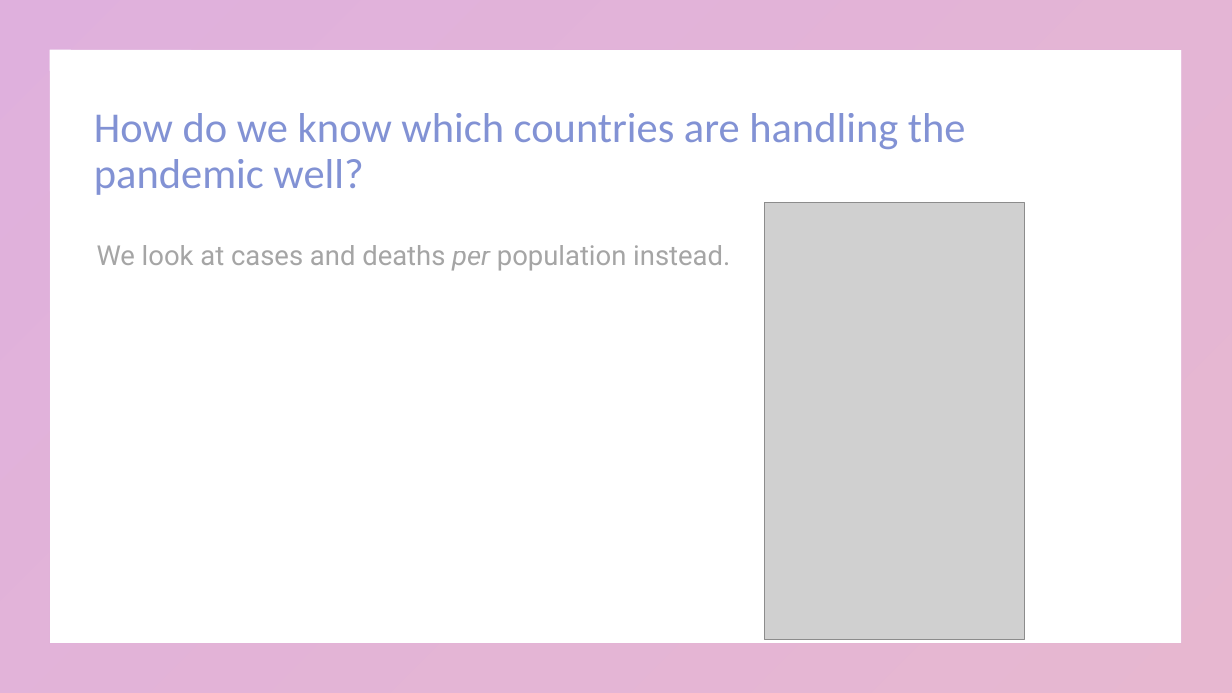
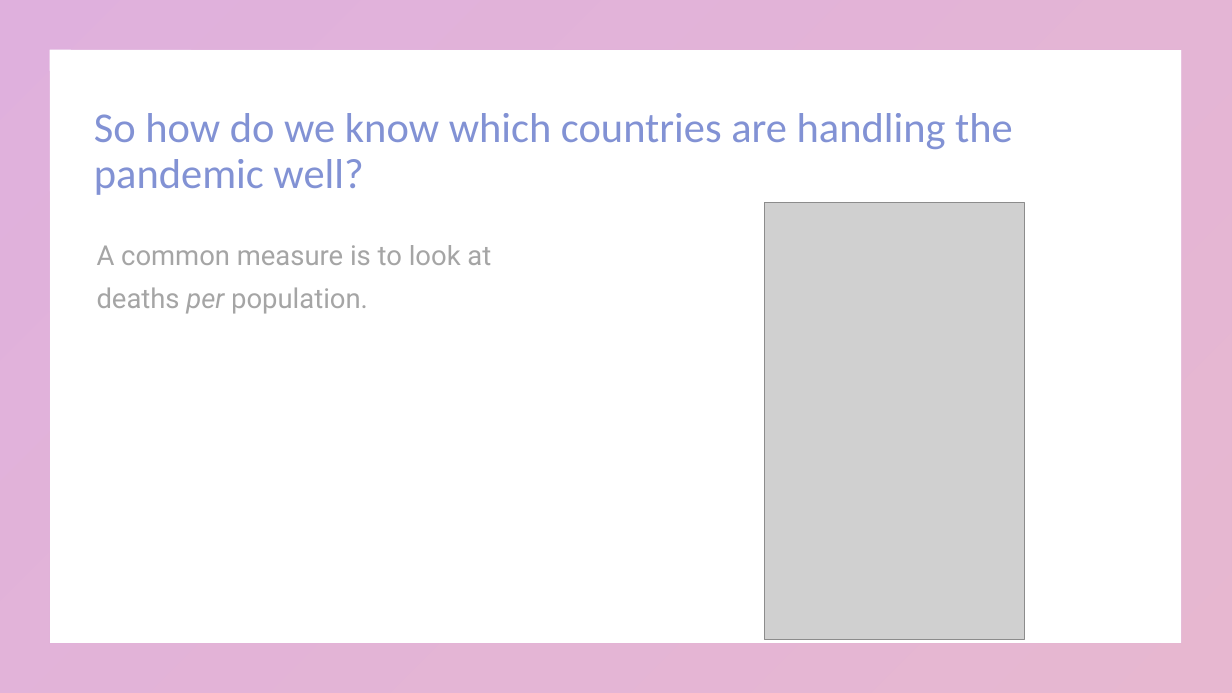
Before and after one commit to KarenJewell/WIDDatathon, a slide deck: slide 6 of WID Presentation_4.pptx (slide 3 before the commit). Drawn at 1232x693 pixels with LibreOffice and Linux fonts; fonts in the diff are those of the drawing; grey boxes stand for pictures. Boxes give left, top, right and bottom in pixels: in the first picture for what was removed or moved away, otherwise in the second. Text is boxed around its words. In the diff, an @@ line names an element or a change of style, - is before the commit and + after.

```diff
--- a/WID Presentation_4.pptx
+++ b/WID Presentation_4.pptx
@@ title at [94, 113, 1013, 195]: text changed @@
-How do we know which countries are handling the pandemic well?
+So how do we know which countries are handling the pandemic well?
@@ text at [97, 245, 491, 314]: text changed @@
-We look at cases and deaths per population instead.
+A common measure is to look at
+deaths per population.
```
Also in this commit, not shown: 7 other slides changed, 17 slides added, 4 other files.
